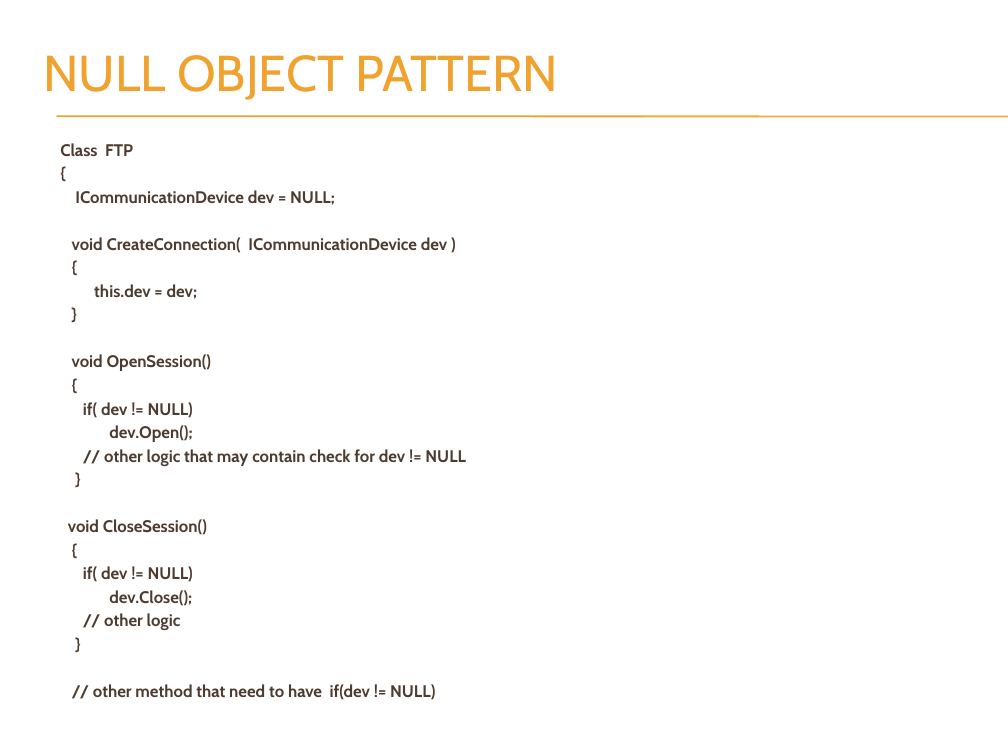
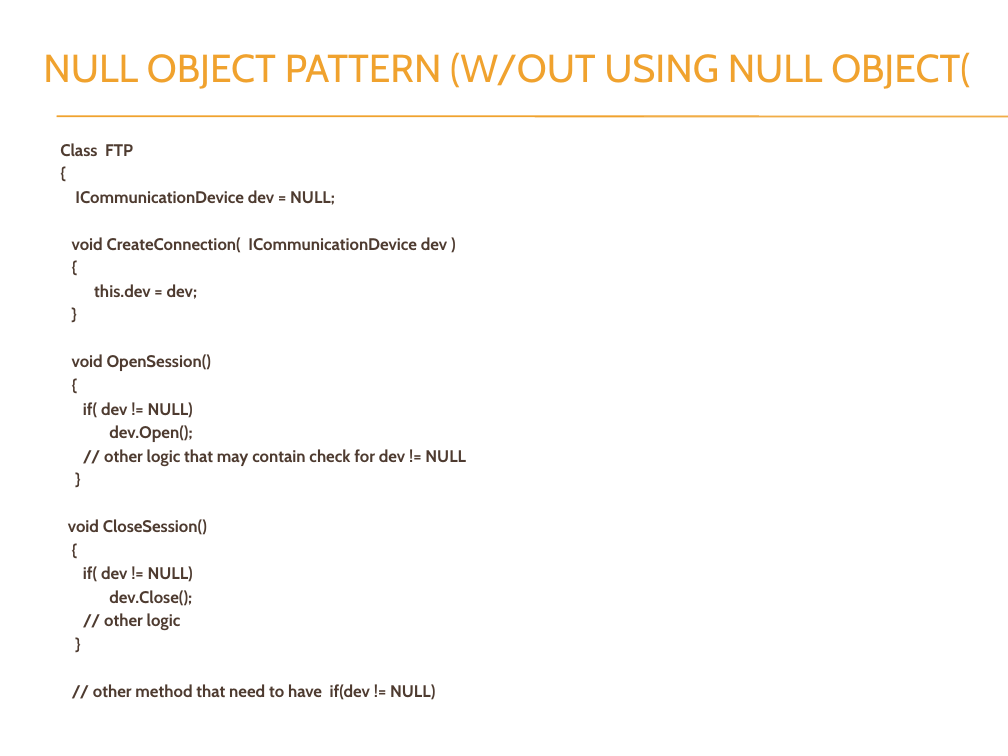
Before and after one commit to h-t-tran/DesignPattern, a slide deck: slide 31 of Design Pattern Presentation.pptx (slide 30 before the commit). Drawn at 1008x756 pixels with LibreOffice and Linux fonts; fonts in the diff are those of the drawing; background and template pictures are left out. Boxes give left, top, right and bottom in pixels: in the first picture for what was removed or moved away, otherwise in the second. Text is boxed around its words. In the diff, an @@ line names an element or a change of style, - is before the commit and + after.

```diff
--- a/Design Pattern Presentation.pptx
+++ b/Design Pattern Presentation.pptx
@@ text at bbox=[43, 52, 970, 89]: text changed; size 36 to 27.9 pt @@
-NULL OBJECT PATTERN
+NULL OBJECT PATTERN (W/OUT USING NULL OBJECT(
```
Also in this commit, not shown: 8 other slides changed, 12 slides added.
